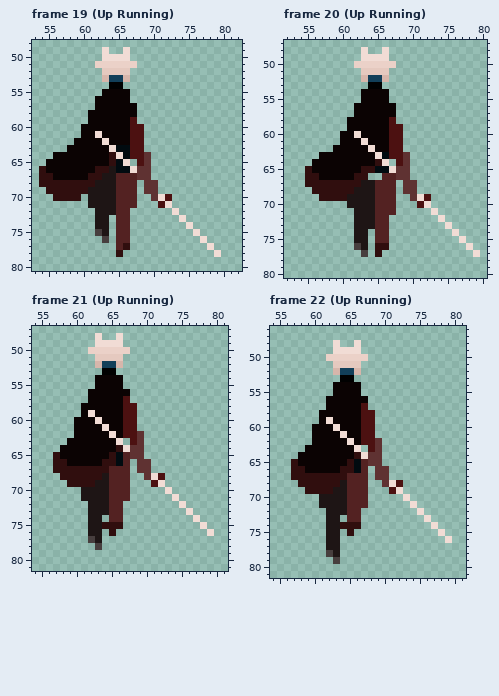
Two states of a pixel-art file, assets/GrassHops Asset Pack/characters/Sonny/sonny.aseprite. The first picture shows the starting point.
128x128 pixels, 121 frames. Colours within 5 levels of each other are drawn and written as one. Shown: frame 19 (Up Running): x 53..82, y 48..80; frame 20 (Up Running): x 52..80, y 47..80; frame 21 (Up Running): x 54..81, y 47..81; frame 22 (Up Running): x 54..81, y 46..81. The commit also changed other frames, which this record leaves out.
The same view after the edit:
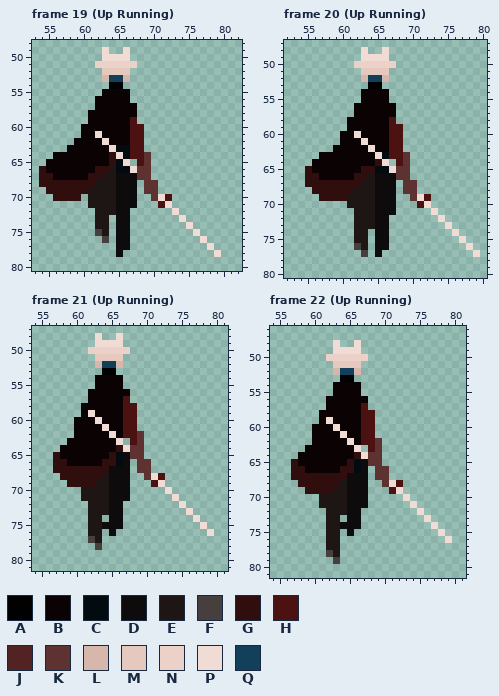
Palette (. is transparent): A #010101  B #0b0303  C #010b10  D #0d0b0b  E #1e1515  F #473e3e  G #300e0e  H #4c1111  J #532222  K #5f3232  L #d7b6ab  M #e5c9bf  N #ebd1c8  P #f1dcd5  Q #123f59
What changed:
--- frame 19 (Up Running), layer "Back Leg"
@@ x 63..69 @@
 66 GECCPKK
-67 EEJJJKK
-68 EEJJJ.K
-69 EEJJJ.K
-70 EEJJJ..
-71 EEJJJ..
-72 EEJJ...
-73 E.JJ...
-74 E.JJ...
-75 E.JJ...
-76 F.JJ...
-77 ..JG...
-78 ..G....
+67 EEDDDKK
+68 EEDDD.K
+69 EEDDD.K
+70 EEDDD..
+71 EEDDD..
+72 EEDD...
+73 E.DD...
+74 E.DD...
+75 E.DD...
+76 F.DD...
+77 ..DD...
+78 ..D....
 79 .......
--- frame 20 (Up Running), layers "Front Leg", "Back Leg"
@@ x 62..69 @@
 65 BGGCCPKK
-66 GG..JJKK
-67 GEEJJJ.K
-68 EEEJJJ.K
-69 EEEJJJ..
-70 EEEJJJ..
-71 EEEJJJ..
-72 EEEJJ...
-73 EEEJJ...
-74 EE.JJ...
-75 EE.JJ...
-76 FE.GG...
-77 .F.G....
+66 GGEDDDKK
+67 GEEDDD.K
+68 EEEDDD.K
+69 EEEDDD..
+70 EEEDDD..
+71 EEEDDD..
+72 EEEDD...
+73 EEEDD...
+74 EE.DD...
+75 EE.DD...
+76 FE.DD...
+77 .F.D....
 78 ........
--- frame 21 (Up Running), layer "Back Leg"
@@ x 62..69 @@
 64 BBBBGPKK
-65 BBBGCJKK
-66 BBGGCJ.K
-67 GGGJJJ.K
-68 GGEJJJ..
-69 GEEJJJ..
-70 EEEJJJ..
-71 EEEJJJ..
-72 EEEJJ...
-73 EEEJJ...
-74 EE.JJ...
-75 EEGGG...
-76 EE.G....
+65 BBBGCDKK
+66 BBGGCD.K
+67 GGGDDD.K
+68 GGEDDD..
+69 GEEDDD..
+70 EEEDDD..
+71 EEEDDD..
+72 EEEDD...
+73 EEEDD...
+74 EE.DD...
+75 EEDDD...
+76 EE.D....
 77 FE......
--- frame 22 (Up Running), layer "Back Leg"
@@ x 62..69 @@
 64 BBBBGPKK
-65 BBBGCJKK
-66 BBGGCJ.K
-67 GGGJJJ.K
-68 GGEJJJ..
-69 GEEJJJ..
-70 EEEJJJ..
-71 EEEJJJ..
-72 EEEJJ...
-73 EE.JJ...
-74 EEGGG...
-75 EE.G....
+65 BBBGCDKK
+66 BBGGCD.K
+67 GGGDDD.K
+68 GGEDDD..
+69 GEEDDD..
+70 EEEDDD..
+71 EEEDDD..
+72 EEEDD...
+73 EE.DD...
+74 EEDDD...
+75 EE.D....
 76 EE......
